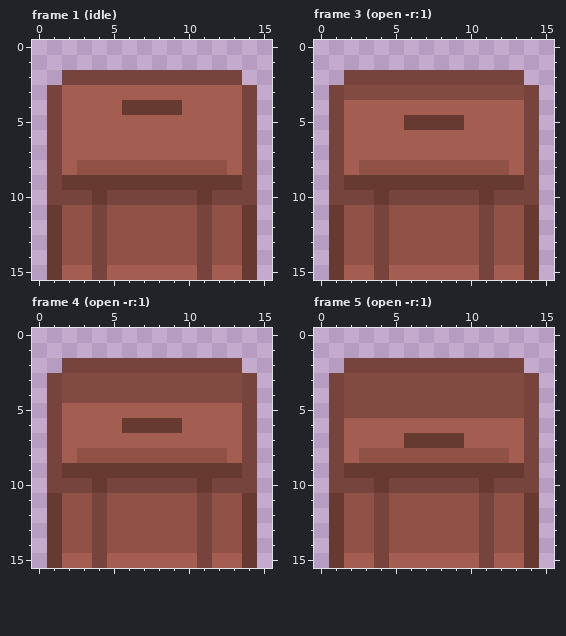
Two states of a pixel-art file, assets/container.aseprite. This is how it looked before the edit.
16x16 pixels, 15 frames. Colours within 5 levels of each other are drawn and written as one. Shown: frame 1 (idle), frame 3 (open -r:1), frame 4 (open -r:1), frame 5 (open -r:1). The commit also changed other frames, which this record leaves out.
The same view after the edit:
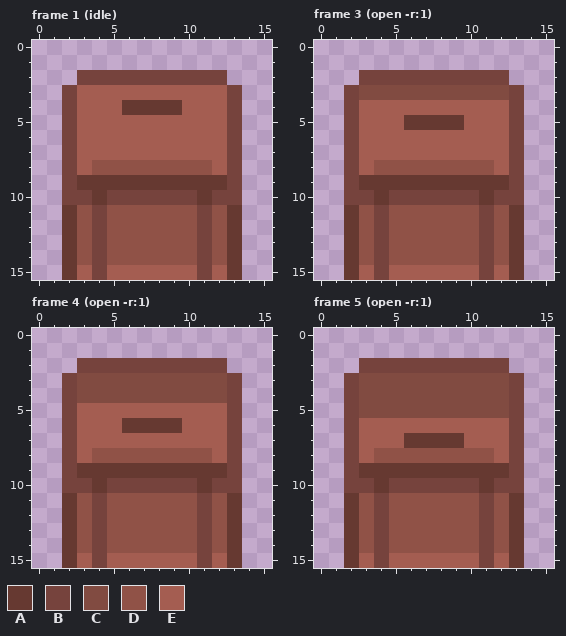
Palette (. is transparent): A #663931  B #76433d  C #814b41  D #905247  E #a45d51
Changes in this commit:
Frame 1 (idle):
The author changed colour D to colour A in rows 11 to 14 at x 2 and 13.
The author changed colour E to colour A in row 15 at x 2 and 13.
The author changed colour A to colour B in row 9 at x 2 and 13.
The author changed colour E to colour B in rows 3 to 8 at x 2 and 13.
The author changed colour D to colour E in row 8 at x 3 and 12.
The edit erases colour A in rows 11 to 15 at x 1 and 14.
The edit erases colour B in row 2 at x 2 and 13; in rows 3 to 10 at x 1 and 14.
Frame 3 (open -r:1):
The author changed colour D to colour A in rows 11 to 14 at x 2 and 13.
The author changed colour E to colour A in row 15 at x 2 and 13.
The author changed colour A to colour B in row 9 at x 2 and 13.
The author changed colour C to colour B in row 3 at x 2 and 13.
The author changed colour E to colour B in rows 4 to 8 at x 2 and 13.
The author changed colour D to colour E in row 8 at x 3 and 12.
The edit erases colour A in rows 11 to 15 at x 1 and 14.
The edit erases colour B in row 2 at x 2 and 13; in rows 3 to 10 at x 1 and 14.
Frame 4 (open -r:1):
The author changed colour D to colour A in rows 11 to 14 at x 2 and 13.
The author changed colour E to colour A in row 15 at x 2 and 13.
The author changed colour A to colour B in row 9 at x 2 and 13.
The author changed colour C to colour B in rows 3 to 4 at x 2 and 13.
The author changed colour E to colour B in rows 5 to 8 at x 2 and 13.
The author changed colour D to colour E in row 8 at x 3 and 12.
The edit erases colour A in rows 11 to 15 at x 1 and 14.
The edit erases colour B in row 2 at x 2 and 13; in rows 3 to 10 at x 1 and 14.
Frame 5 (open -r:1):
The author changed colour D to colour A in rows 11 to 14 at x 2 and 13.
The author changed colour E to colour A in row 15 at x 2 and 13.
The author changed colour A to colour B in row 9 at x 2 and 13.
The author changed colour C to colour B in rows 3 to 5 at x 2 and 13.
The author changed colour E to colour B in rows 6 to 8 at x 2 and 13.
The author changed colour D to colour E in row 8 at x 3 and 12.
The edit erases colour A in rows 11 to 15 at x 1 and 14.
The edit erases colour B in row 2 at x 2 and 13; in rows 3 to 10 at x 1 and 14.
Changed places in both pictures, as pixel boxes (x1, y1, x2, y2):
changed: (47, 70, 92, 280)
changed: (212, 70, 257, 280)
changed: (329, 70, 374, 280)
changed: (494, 70, 539, 280)
changed: (47, 358, 92, 568)
changed: (212, 358, 257, 568)
changed: (329, 358, 374, 568)
changed: (494, 358, 539, 568)
